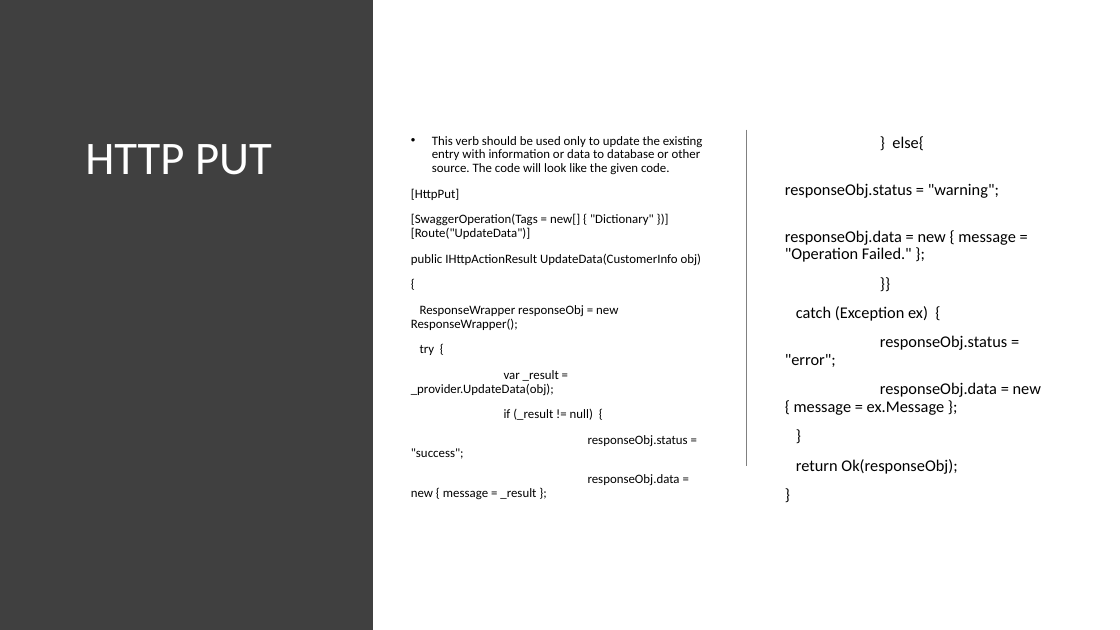
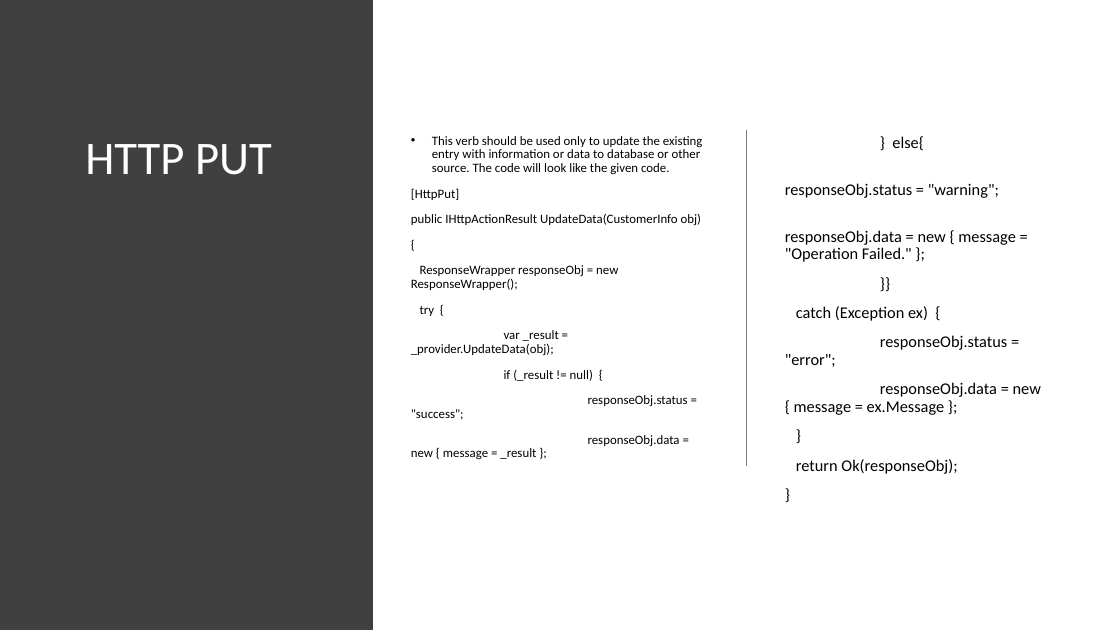
Before and after one commit to byteridge/GarageInternship2020, a slide deck: slide 12 of WebApi/WEB API 2.0 (1).pptx (slide 15 before the commit). Drawn at 1120x630 pixels with LibreOffice and Linux fonts; fonts in the diff are those of the drawing. Boxes give left, top, right and bottom in pixels: in the first picture for what was removed or moved away, otherwise in the second. Text is boxed around its words. In the diff, an @@ line names an element or a change of style, - is before the commit and + after.

```diff
--- a/WebApi/WEB API 2.0 (1).pptx
+++ b/WebApi/WEB API 2.0 (1).pptx
@@ text at box(411, 213, 654, 239): paragraph removed @@
-[SwaggerOperation(Tags = new[] { "Dictionary" })] [Route("UpdateData")]
```
Also in this commit, not shown: 7 other slides changed, 2 slides added, 4 slides removed.
